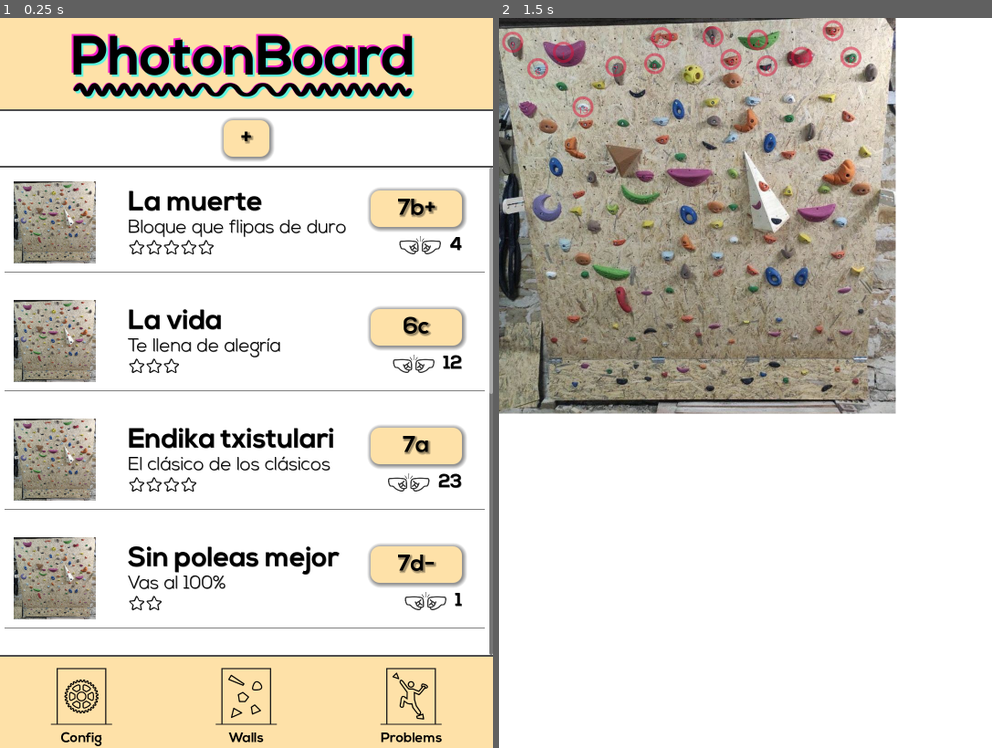
Above: before the commit, frames 1-2 (left to right).
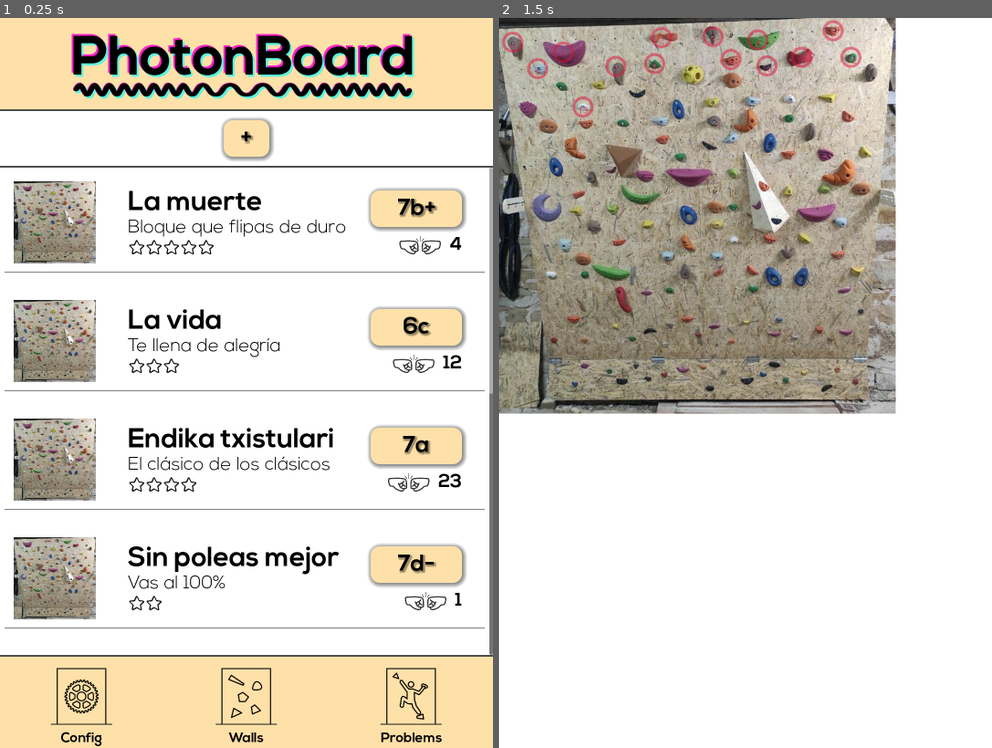
Above: after the commit, the same moments.

Repository: ladecadence/PhotonboardApp
Game: Godot game, scene res://main.tscn
Two runs of this game, one before a commit and one after it. Both use one fixed random seed, a clock stepped at 60 frames per second and the inputs below.
Inputs (mouse positions are in pixels of both pictures, inside the frame that each line leads up to):
- Up to frame 1 (0.25 s): no input
- Up to frame 2 (1.5 s): click "Walls" at 0.5 s; tap Enter at 1.25 s; move the mouse to (853, 346) at 1.27 s; click (853, 346) at 1.42 s

The runs differ from the first frame. In frame 1, 1.1% of the frame differs, in the area x 25-94%, y 23-81%; in frame 2, nothing differs.

Commit message:
theme changes, bigger font

Diff:
--- a/components/content_wall_new.tscn
+++ b/components/content_wall_new.tscn
@@ -1,8 +1,8 @@
 [gd_scene load_steps=8 format=3 uid="uid://s2hj2dh5a18l"]
 
-[ext_resource type="FontFile" uid="uid://ipbtnoe5klya" path="res://fonts/Nexa Light.otf" id="1_d1bhe"]
 [ext_resource type="Script" uid="uid://cancjgfg5v2us" path="res://components/content_wall_new.gd" id="1_sbr81"]
 [ext_resource type="FontFile" uid="uid://lnhy5j8s4phh" path="res://fonts/Nexa Bold.otf" id="2_3akd0"]
+[ext_resource type="Theme" uid="uid://cc6pd6kgs8ds2" path="res://theme/main.tres" id="2_sbr81"]
 
 [sub_resource type="StyleBoxFlat" id="StyleBoxFlat_ofblv"]
 bg_color = Color(1, 1, 1, 1)
@@ -75,14 +75,13 @@
 
 [node name="LabelName" type="Label" parent="MarginContainer/Scroll/Lista/HBoxContainer"]
 layout_mode = 2
-theme_override_colors/font_color = Color(0, 0, 0, 1)
-theme_override_fonts/font = ExtResource("1_d1bhe")
-theme_override_font_sizes/font_size = 30
+theme = ExtResource("2_sbr81")
 text = "Name"
 
 [node name="LineEditName" type="LineEdit" parent="MarginContainer/Scroll/Lista/HBoxContainer"]
 custom_minimum_size = Vector2(400, 0)
 layout_mode = 2
+theme = ExtResource("2_sbr81")
 
 [node name="HBoxContainer2" type="HBoxContainer" parent="MarginContainer/Scroll/Lista"]
 layout_mode = 2
@@ -91,14 +90,13 @@
 
 [node name="LabelDescription" type="Label" parent="MarginContainer/Scroll/Lista/HBoxContainer2"]
 layout_mode = 2
-theme_override_colors/font_color = Color(0, 0, 0, 1)
-theme_override_fonts/font = ExtResource("1_d1bhe")
-theme_override_font_sizes/font_size = 30
+theme = ExtResource("2_sbr81")
 text = "Description"
 
 [node name="TextEdit" type="TextEdit" parent="MarginContainer/Scroll/Lista/HBoxContainer2"]
 custom_minimum_size = Vector2(400, 100)
 layout_mode = 2
+theme = ExtResource("2_sbr81")
 
 [node name="HBoxContainer3" type="HBoxContainer" parent="MarginContainer/Scroll/Lista"]
 layout_mode = 2
@@ -107,13 +105,12 @@
 
 [node name="LabelAdjustable" type="Label" parent="MarginContainer/Scroll/Lista/HBoxContainer3"]
 layout_mode = 2
-theme_override_colors/font_color = Color(0, 0, 0, 1)
-theme_override_fonts/font = ExtResource("1_d1bhe")
-theme_override_font_sizes/font_size = 30
+theme = ExtResource("2_sbr81")
 text = "Adjustable"
 
 [node name="CheckBoxAdjustable" type="CheckBox" parent="MarginContainer/Scroll/Lista/HBoxContainer3"]
 layout_mode = 2
+theme = ExtResource("2_sbr81")
 
 [node name="HBoxContainer4" type="HBoxContainer" parent="MarginContainer/Scroll/Lista"]
 layout_mode = 2
@@ -122,13 +119,12 @@
 
 [node name="LabelMin" type="Label" parent="MarginContainer/Scroll/Lista/HBoxContainer4"]
 layout_mode = 2
-theme_override_colors/font_color = Color(0, 0, 0, 1)
-theme_override_fonts/font = ExtResource("1_d1bhe")
-theme_override_font_sizes/font_size = 30
+theme = ExtResource("2_sbr81")
 text = "Min degrees"
 
 [node name="SpinBoxMin" type="SpinBox" parent="MarginContainer/Scroll/Lista/HBoxContainer4"]
 layout_mode = 2
+theme = ExtResource("2_sbr81")
 max_value = 90.0
 step = 0.5
 suffix = "º"
@@ -140,13 +136,12 @@
 
 [node name="LabelMax" type="Label" parent="MarginContainer/Scroll/Lista/HBoxContainer6"]
 layout_mode = 2
-theme_override_colors/font_color = Color(0, 0, 0, 1)
-theme_override_fonts/font = ExtResource("1_d1bhe")
-theme_override_font_sizes/font_size = 30
+theme = ExtResource("2_sbr81")
 text = "Max degrees"
 
 [node name="SpinBoxMax" type="SpinBox" parent="MarginContainer/Scroll/Lista/HBoxContainer6"]
 layout_mode = 2
+theme = ExtResource("2_sbr81")
 max_value = 90.0
 step = 0.5
 suffix = "º"
@@ -158,13 +153,12 @@
 
 [node name="LabelImages" type="Label" parent="MarginContainer/Scroll/Lista/HBoxContainer5"]
 layout_mode = 2
-theme_override_colors/font_color = Color(0, 0, 0, 1)
-theme_override_fonts/font = ExtResource("1_d1bhe")
-theme_override_font_sizes/font_size = 30
+theme = ExtResource("2_sbr81")
 text = "Image"
 
 [node name="Button" type="Button" parent="MarginContainer/Scroll/Lista/HBoxContainer5"]
 layout_mode = 2
+theme = ExtResource("2_sbr81")
 text = "Select..."
 
 [node name="HBoxContainer7" type="HBoxContainer" parent="MarginContainer/Scroll/Lista"]
--- a/project.godot
+++ b/project.godot
@@ -13,6 +13,9 @@
 config/name="PhotonApp"
 run/main_scene="res://main.tscn"
 config/features=PackedStringArray("4.4", "Mobile")
+boot_splash/show_image=false
+boot_splash/fullsize=false
+boot_splash/use_filter=false
 
 [autoload]
 
--- a/theme/main.tres
+++ b/theme/main.tres
@@ -123,7 +123,7 @@
 
 [resource]
 default_font = ExtResource("2_pcump")
-default_font_size = 30
+default_font_size = 40
 Button/colors/font_color = Color(0, 0, 0, 1)
 Button/colors/font_focus_color = Color(0, 0, 0, 1)
 Button/colors/font_hover_color = Color(0.136825, 0.136826, 0.136826, 1)
@@ -143,7 +143,6 @@
 CheckBox/styles/pressed = SubResource("StyleBoxFlat_owg8w")
 Label/colors/font_color = Color(0, 0, 0, 1)
 Label/colors/font_outline_color = Color(0.877616, 0.877616, 0.877616, 1)
-Label/colors/font_shadow_color = Color(0.160784, 0.160784, 0.160784, 0.756863)
 LineEdit/colors/caret_color = Color(0.165655, 0.165657, 0.165656, 1)
 LineEdit/colors/font_color = Color(0, 0, 0, 1)
 LineEdit/styles/focus = null
